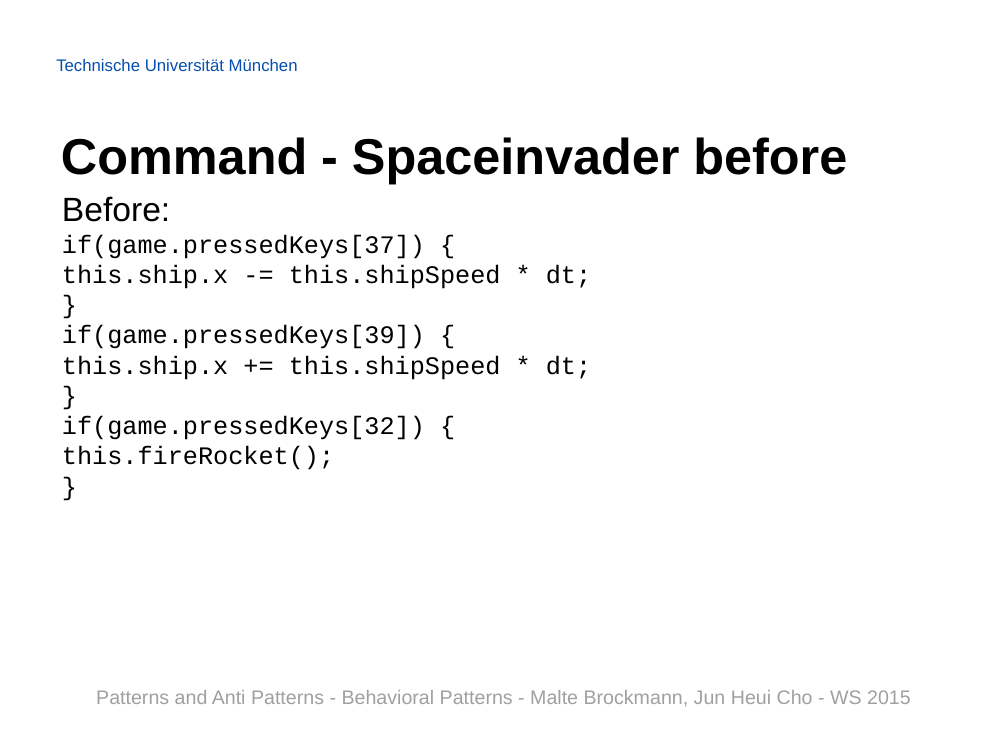
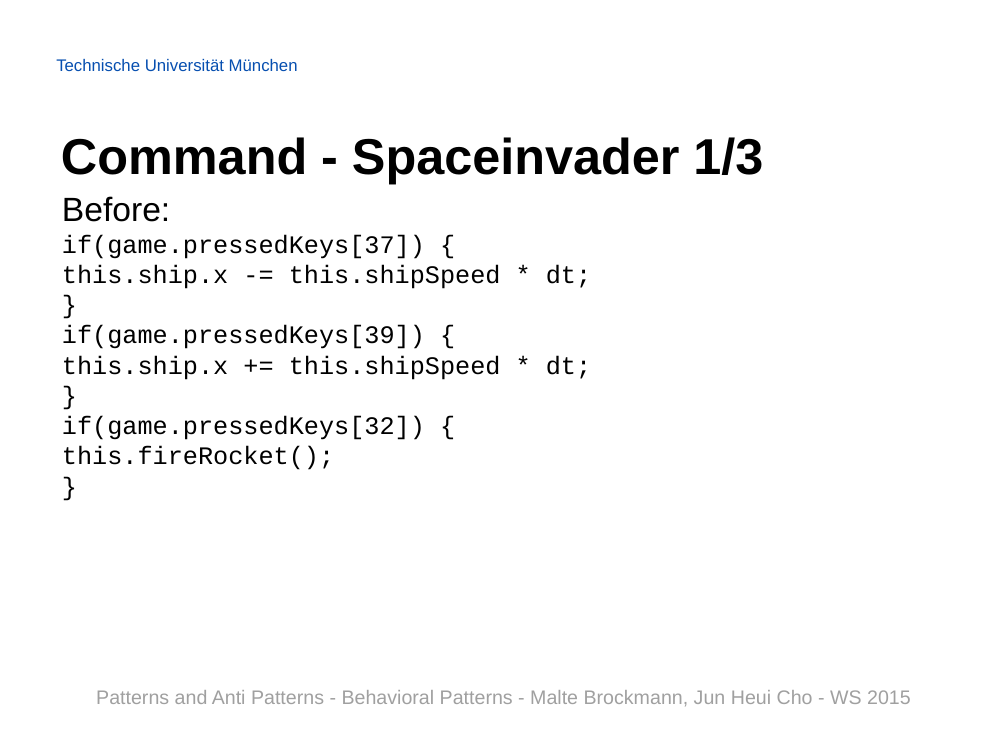
Before and after one commit to Painted6/Behavioral-design-patterns, a slide deck: slide 7 of Behavioral Patterns - JS Patterns and Anti Patterns.pptx. Drawn at 1008x756 pixels with LibreOffice and Linux fonts; fonts in the diff are those of the drawing; background and template pictures are left out. Boxes give left, top, right and bottom in pixels: in the first picture for what was removed or moved away, otherwise in the second. Text is boxed around its words. In the diff, an @@ line names an element or a change of style, - is before the commit and + after.

Commit message:
addes chain of responsibility and added marker for what changed befor->after

```diff
--- a/Behavioral Patterns - JS Patterns and Anti Patterns.pptx
+++ b/Behavioral Patterns - JS Patterns and Anti Patterns.pptx
@@ title at (61,137,763,184): text changed @@
-Command - Spaceinvader before
+Command - Spaceinvader 1/3
```
Also in this commit, not shown: 5 other slides changed, 6 slides added.
